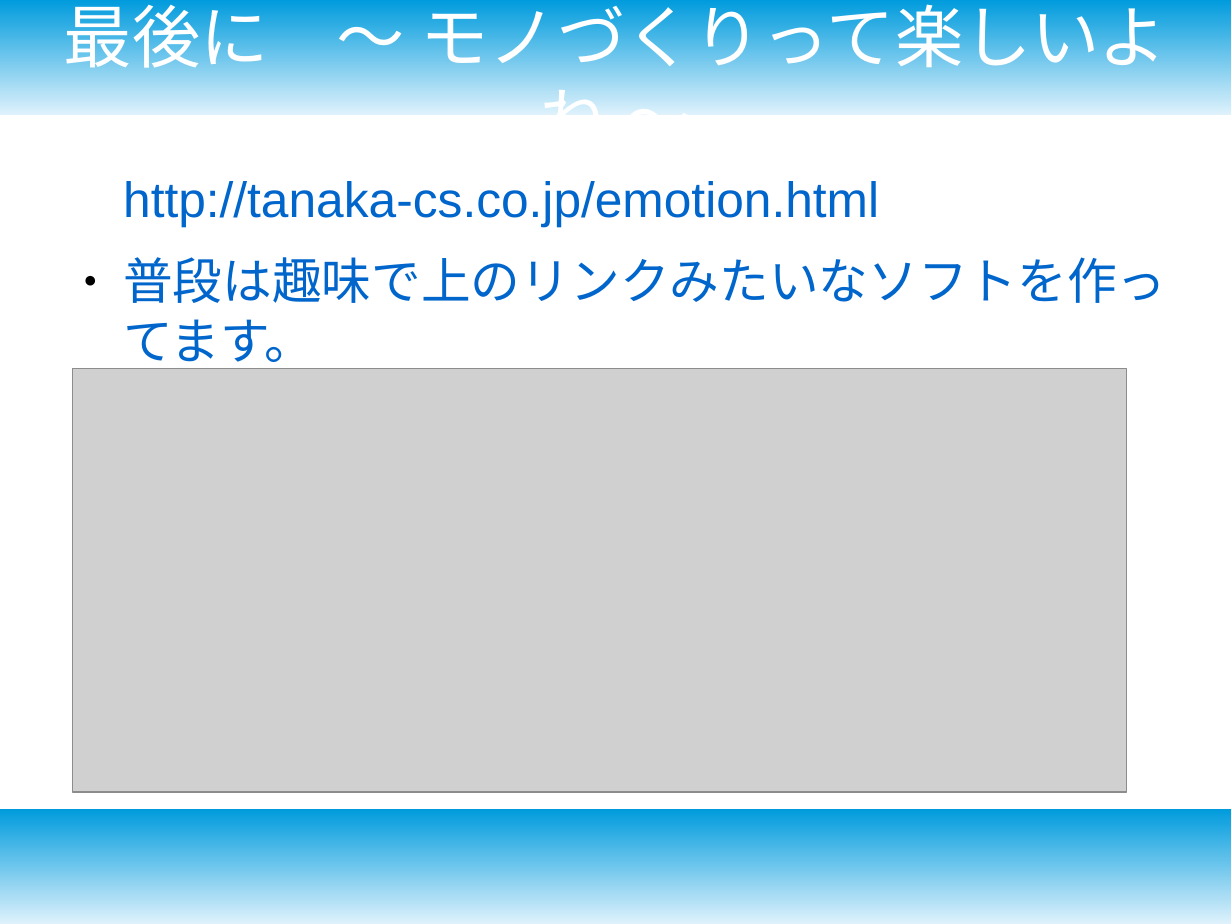
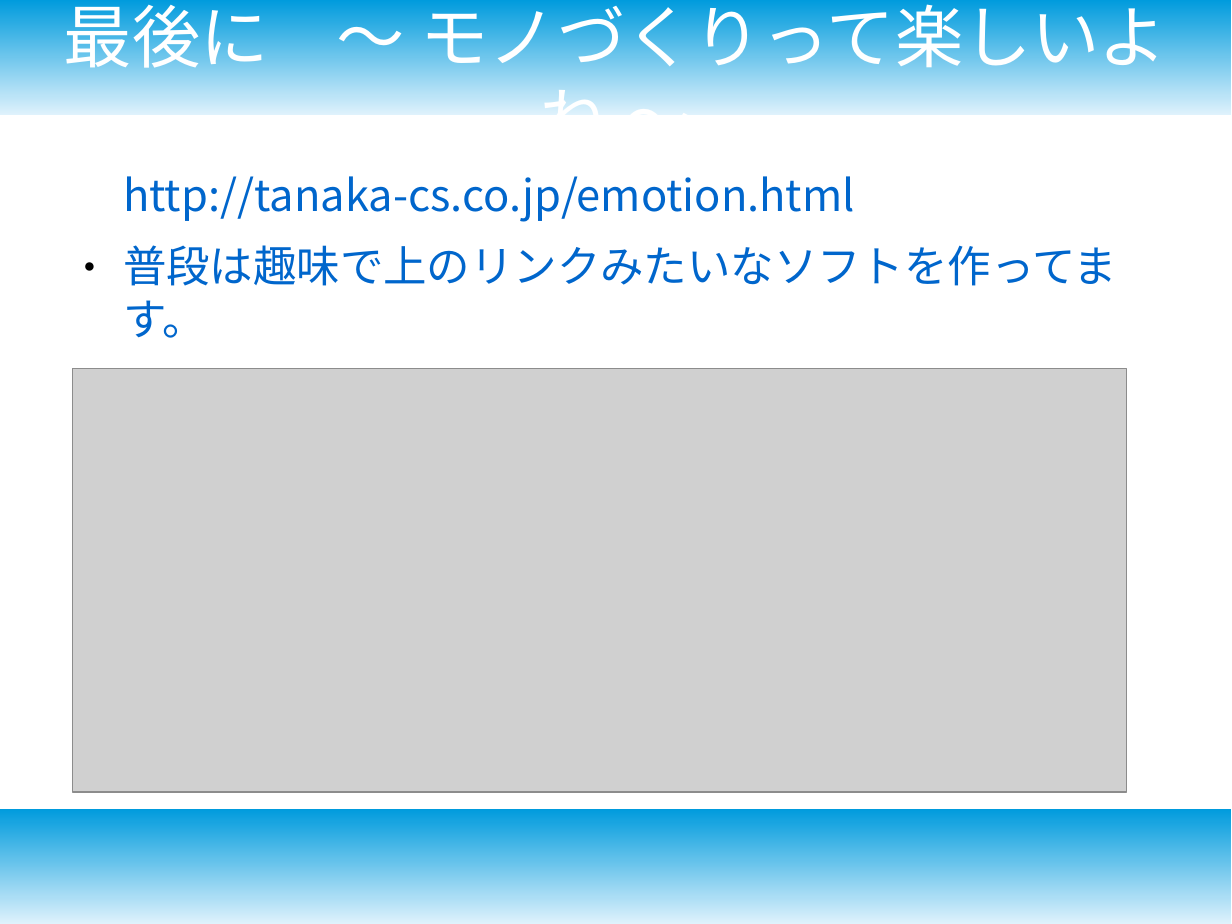
Before and after one commit to hidemune/nanoPI_git, a slide deck: slide 9 of GitWeb.odp. Drawn at 1232x924 pixels with LibreOffice and Linux fonts; fonts in the diff are those of the drawing; grey boxes stand for pictures. Boxes give left, top, right and bottom in pixels: in the first picture for what was removed or moved away, otherwise in the second. Text is boxed around its words. In the diff, an @@ line names an element or a change of style, - is before the commit and + after.

```diff
--- a/GitWeb.odp
+++ b/GitWeb.odp
@@ text "http://tanaka-cs.co.jp/emotion.html" at (x1=123, y1=176, x2=1117, y2=369): size 32 to 28 pt, font Arial to Noto Sans CJK JP; less space between paragraphs @@
```
Also in this commit, not shown: 8 other slides changed, 3 other files.
